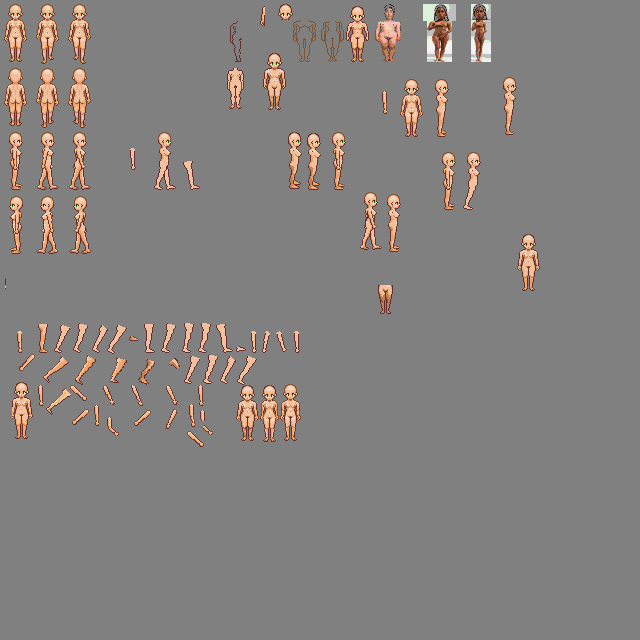
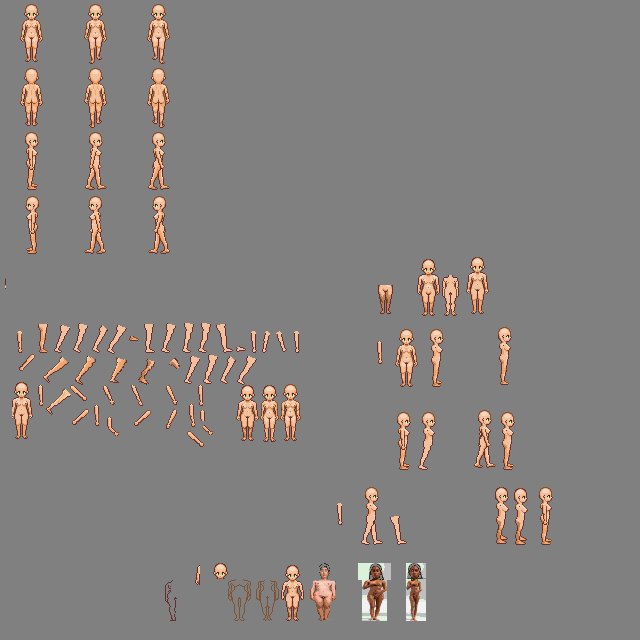
Before/after of a 640 x 640 layered artwork. What changed in the layer stack:
painted on "woman_body" over [4,4,553,621]
